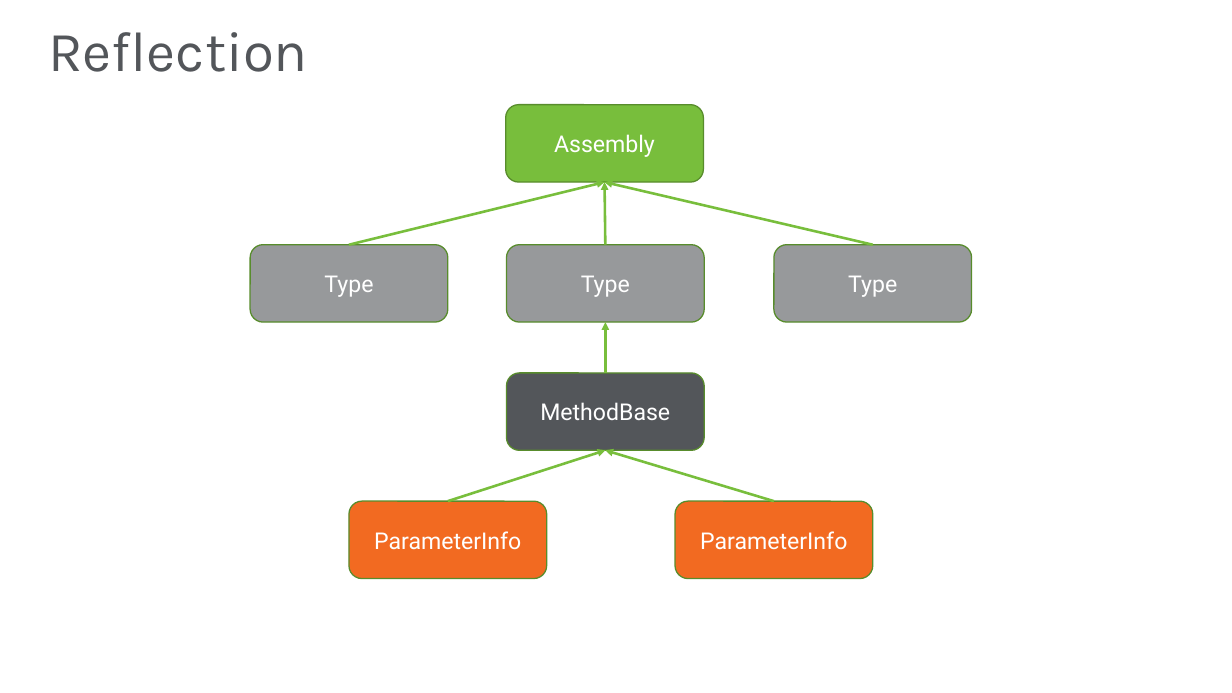
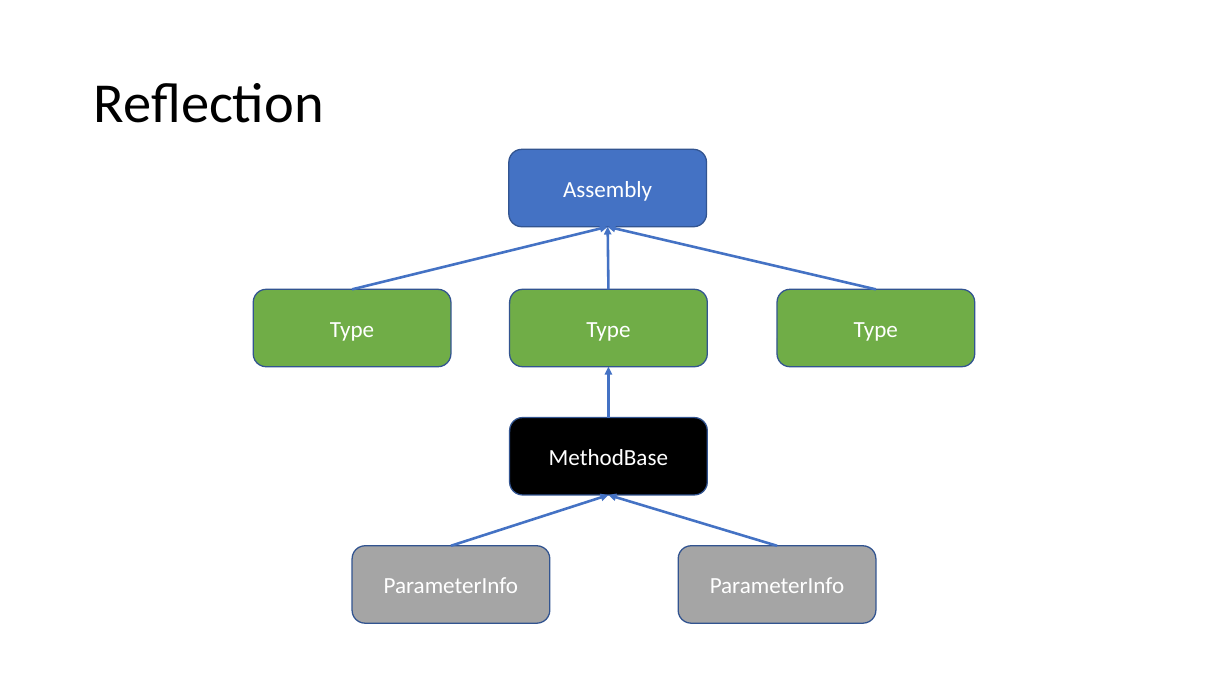
Before and after one commit to JasonBock/Presentations, a slide deck: slide 20 of Metaprogramming in .NET.pptx. Drawn at 1232x693 pixels with LibreOffice and Linux fonts; fonts in the diff are those of the drawing; background and template pictures are left out. Boxes give left, top, right and bottom in pixels: in the first picture for what was removed or moved away, otherwise in the second. Text is boxed around its words. In the diff, an @@ line names an element or a change of style, - is before the commit and + after.

```diff
--- a/Metaprogramming in .NET.pptx
+++ b/Metaprogramming in .NET.pptx
@@ title "Reflection": place and size @@
-title "Reflection" at box(48, 32, 308, 72)
+title "Reflection" at box(94, 83, 324, 123)
@@ title "Reflection" at box(94, 83, 324, 123): font Karla to Calibri, text colour #53565A to #000000 @@
@@ rounded rectangle "Assembly" at box(509, 150, 707, 227): font Roboto to Calibri; fill #78BE3C to #4472C4; outline #598D2C 1 pt to #325491 1 pt @@
@@ arrow (352, 289) - (608, 226): stroke #78BE3C 2 pt to #4472C4 2 pt @@
@@ arrow (609, 289) - (608, 226): stroke #78BE3C 2 pt to #4472C4 2 pt @@
@@ arrow (876, 289) - (608, 226): stroke #78BE3C 2 pt to #4472C4 2 pt @@
@@ font Roboto to Calibri; fill #97999B to #70AD47; outline #598D2C 1 pt to #325491 1 pt in 3 elements at box(777, 289, 975, 367), box(253, 289, 451, 367), box(510, 289, 708, 367) @@
@@ rounded rectangle "Type": place and size @@
-rounded rectangle "Type" at box(775, 245, 972, 323)
+rounded rectangle "Type" at box(777, 289, 975, 367)
@@ arrow (609, 418) - (609, 367): stroke #78BE3C 2 pt to #4472C4 2 pt @@
@@ rounded rectangle "MethodBase" at box(510, 418, 708, 495): font Roboto to Calibri; fill #53565A to #000000; outline #598D2C 1 pt to #325491 1 pt @@
@@ 6 arrows, 5 rounded rectangles: place and size @@
-6 arrows, 5 rounded rectangles at box(250, 104, 873, 579)
+6 arrows, 5 rounded rectangles at box(253, 150, 876, 624)
@@ arrow (451, 546) - (609, 495): stroke #78BE3C 2 pt to #4472C4 2 pt @@
@@ arrow (777, 546) - (609, 495): stroke #78BE3C 2 pt to #4472C4 2 pt @@
@@ rounded rectangle "ParameterInfo" at box(352, 546, 550, 624): font Roboto to Calibri; fill #F26A21 to #A5A5A5; outline #598D2C 1 pt to #325491 1 pt @@
@@ rounded rectangle "ParameterInfo": place and size @@
-rounded rectangle "ParameterInfo" at box(676, 501, 873, 579)
+rounded rectangle "ParameterInfo" at box(678, 546, 876, 624)
@@ rounded rectangle "ParameterInfo" at box(678, 546, 876, 624): font Roboto to Calibri; fill #F26A21 to #A5A5A5; outline #598D2C 1 pt to #325491 1 pt @@
```
Also in this commit, not shown: 47 other slides changed, 1 slide added, 2 slides removed.
